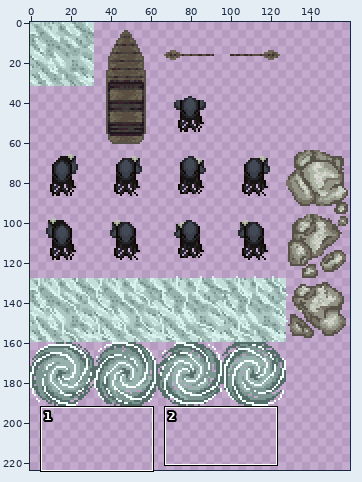
One commit to this sprite sheet: assets/SpriteSheet.png. Above: a wide view before the commit, with the close-up outlined.
Close-up. Before the edit:
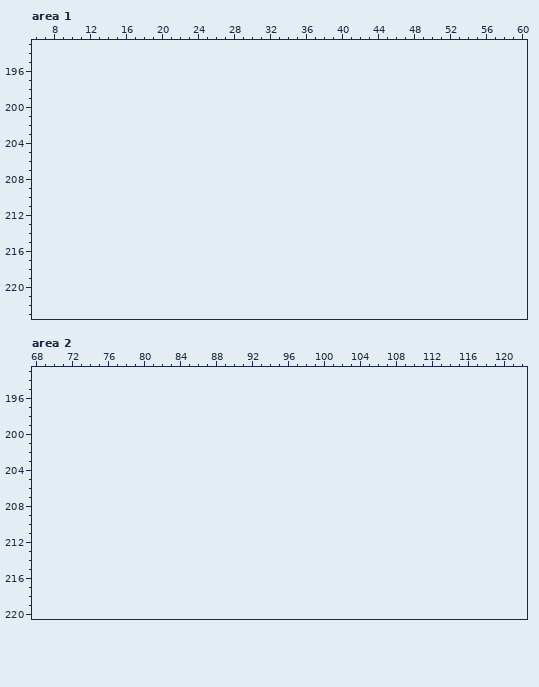
The file is 160x192 pixels. Colours within 5 levels of each other are drawn and written as one. Shown: area 1: x 6..60, y 193..223; area 2: x 68..122, y 193..220. The old version is drawn lined up with the new one, on the new canvas.
The same view after the edit:
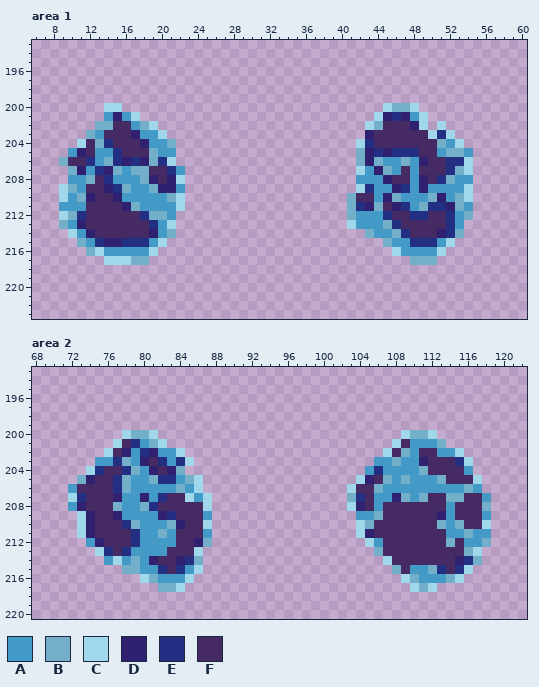
Palette (. is transparent): A #439ac6  B #73afc9  C #a1d7eb  D #2f2070  E #222f82  F #452a64
The exact change:
canvas 160x192 -> 160x224
Area 1:
y 200: x 14..15 .. -> CC; x 45..48 .... -> CBBC
y 201: x 14..17 .... -> ADAC; x 44..49 ...... -> CDEDAC
y 202: x 13..19 ....... -> BBFFABC; x 43..49 ....... -> CBFFFDC; x 51 . -> C
y 203: x 12..20 ......... -> BAFFFDAAC; x 43..52 .......... -> DFFFFFFCEC
y 204: x 11..21 ........... -> CFBEFFFDAAB; x 42..53 ............ -> CEFFFFFFFBAC
y 205: x 10..21 ............ -> ADFAAEFFFBAA; x 42..54 ............. -> BDEDEEEFFABBA
y 206: x 9..21 ............. -> BFFEABEDEDBEC; x 42..54 ............. -> BDBAABADFFEEC
y 207: x 10..22 ............. -> BDAEDBABBFFEA; x 42..54 ............. -> CADBAFAFFFEBC
y 208: x 10..22 ............. -> AABFEAAABDFDC; x 42..54 ............. -> AAADFFADFEBAA
y 209: x 9..22 .............. -> CBAFFDEBAABDDA; x 42..54 ............. -> CEAADEADAAAAC
y 210: x 9..22 .............. -> CABDFFDAAAAABC; x 41..54 .............. -> BFFADBAAABDABC
y 211: x 9..22 .............. -> AAAFFFFDBAAAAC; x 41..54 .............. -> BEDBFDEABEEDBA
y 212: x 9..21 ............. -> CBEFFFFFFEBBA; x 41..54 .............. -> BAAAEFFEEFFEAB
y 213: x 9..21 ............. -> BADFFFFFFFEAC; x 41..53 ............. -> CAAABEFFFFFEA
y 214: x 10..21 ............ -> CADFFFFFFDAB; x 43..53 ........... -> BAABEFFFDEB
y 215: x 11..20 .......... -> BAEDDEEEAC; x 45..52 ........ -> BAAEEEAC
y 216: x 12..19 ........ -> BCAAAAAC; x 46..51 ...... -> CAAAAC
y 217: x 14..18 ..... -> CCCBB; x 48..50 ... -> BBB
Area 2:
y 200: x 78..81 .... -> CBBC; x 109..112 .... -> CBBC
y 201: x 77..82 ...... -> CFEABC; x 108..113 ...... -> CFAAAB
y 202: x 76..84 ......... -> CFDAEDAAC; x 107..115 ......... -> CFBAFFAAC
y 203: x 75..85 ........... -> AAEBADFEAEC; x 106..116 ........... -> AABAADFFFEC
y 204: x 74..84 ........... -> CEFFEBADFDB; x 105..116 ............ -> AEAAAABFFFFA
y 205: x 73..86 .............. -> BDFFEBAABEEABC; x 104..117 .............. -> CDFBABAAABFFFC
y 206: x 72..86 ............... -> AFFFFEBAAAAABAC; x 103..117 ............... -> CFFBAAAAAAAAABA
y 207: x 72..87 ................ -> CEFFFDAADAEFFCAC; x 103..118 ................ -> BEFAADBABFFBBFFA
y 208: x 72..87 ................ -> ADFFFBAABEFFFFFC; x 103..118 ................ -> CDFAFFFFFFFAFFFB
y 209: x 73..87 ............... -> CDFFDAAAADEFFFA; x 104..118 ............... -> AABFFFFFFDAFFFA
y 210: x 73..87 ............... -> CDFFFEBAAABDFFC; x 104..118 ............... -> CBFFFFFFFBABFFC
y 211: x 73..87 ............... -> CDFFFFEAABAFFFA; x 104..118 ............... -> CDFFFFFFFFAABAA
y 212: x 74..87 .............. -> ADFFFEAAAAFFDB; x 105..118 .............. -> CAFFFFFFFBFAAB
y 213: x 75..86 ............ -> CEFEAAAAFFFC; x 106..117 ............ -> BFFFFFFFFFBC
y 214: x 76..86 ........... -> ACABADFFDEB; x 107..117 ........... -> CFFFFFFFDEB
y 215: x 78..86 ......... -> BBAAEFEAC; x 108..116 ......... -> BFAABEFEC
y 216: x 80..85 ...... -> CBAAAC; x 109..115 ....... -> CBAAABC
y 217: x 82..84 ... -> BBC; x 110..112 ... -> CBC
Boxes around the changes in both close-ups, in picture pixels (x1, y1, x2, y2):
added: (59, 103, 185, 265)
added: (347, 103, 473, 265)
added: (68, 430, 212, 592)
added: (347, 430, 491, 592)
